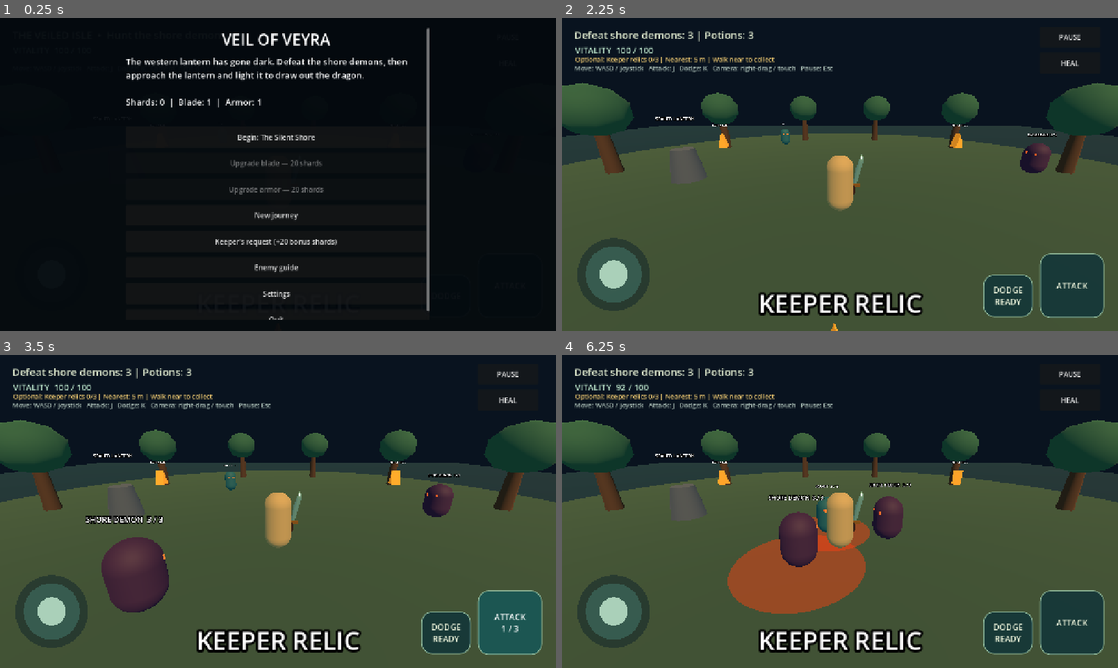
Above: before the commit, frames 1-4 (two rows, left to right).
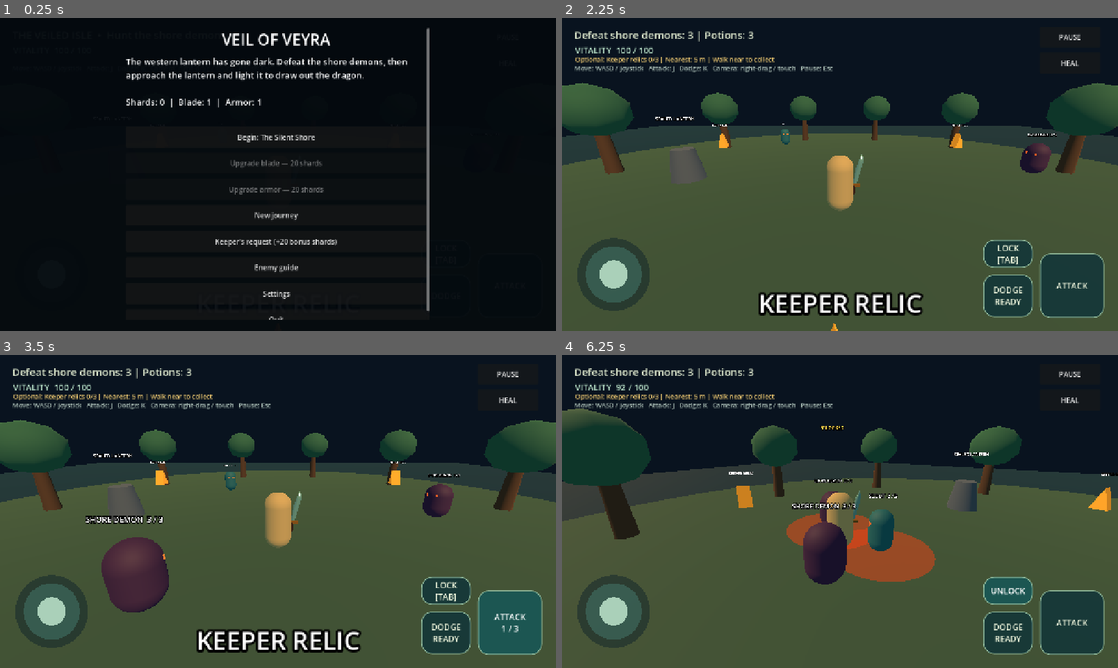
Above: after the commit, the same moments.

Repository: Hirukshanan/veil-of-veyra
Game: Godot game, scene res://scenes/main.tscn
The game is run twice, just before and just after one commit, with the same random seed, the same clock (stepped at 60 frames per second) and the same inputs.
Inputs (mouse positions are in pixels of both pictures, inside the frame that each line leads up to):
- Up to frame 1 (0.25 s): no input
- Up to frame 2 (2.25 s): click "Enemy guide" at 0.5 s; click "Back to camp" at 1.25 s; click "Begin: The Silent Shore" at 2 s
- Up to frame 3 (3.5 s): click "ATTACK" at 2.75 s
- Up to frame 4 (6.25 s): click "ATTACK 1 / 3" at 3.5 s; click "ATTACK 2 / 3" at 4.25 s; click "ATTACK 3 / 3" at 5 s; click (1006, 589) at 5.75 s, where only the run after the commit has a clickable "LOCK [TAB]"

The runs differ from the first frame. In frame 2, 0.7% of the frame differs, in the area x 75-85%, y 70-80%; in frame 3, 0.7%; in frame 4, 24%, in the area x 0-100%, y 17-96%.

Commit message:
feat: add target lock for melee combat and camera tracking

Diff:
--- a/scripts/boss.gd
+++ b/scripts/boss.gd
@@ -26,6 +26,7 @@
 
 
 func _ready() -> void:
+	add_to_group("lock_targets")
 	collision_layer = 2
 	collision_mask = 1
 	_build_body()
--- a/scripts/campaign.gd
+++ b/scripts/campaign.gd
@@ -223,6 +223,7 @@
 	pause_menu_open = false
 	get_tree().paused = true
 	player.call("set_move_input", Vector2.ZERO)
+	player.call("clear_target_lock")
 	get_tree().call_group("movement_joysticks", "reset")
 	overlay.show()
 	menu_scroll.scroll_vertical = 0
@@ -272,7 +273,7 @@
 	_menu_button("Back to camp", _show_camp)
 
 func _show_enemy_guide() -> void:
-	_clear_menu("KNOW YOUR ENEMY", "SHORE DEMON: balanced movement and melee …(458 unchanged characters)…
+	_clear_menu("KNOW YOUR ENEMY", "LOCK ON: press Tab or LOCK to face the nearest living enemy within 14 metres. Press again to release. Dragging the camera or opening a menu also releases the lock.\n\nSHORE DEMON: balanced movement and melee …(458 unchanged characters)…
 	_menu_button("Back to camp", _show_camp)
 
 func _upgrade(blade: bool) -> void:
--- a/scripts/enemy.gd
+++ b/scripts/enemy.gd
@@ -27,6 +27,7 @@
 
 
 func _ready() -> void:
+	add_to_group("lock_targets")
 	collision_layer = 2
 	collision_mask = 1
 	match kind:
--- a/scripts/main.gd
+++ b/scripts/main.gd
@@ -76,6 +76,7 @@
 	_bind_keys(&"move_back", [KEY_S, KEY_DOWN])
 	_bind_keys(&"attack", [KEY_J])
 	_bind_keys(&"dodge", [KEY_K, KEY_SPACE])
+	_bind_keys(&"target_lock", [KEY_TAB])
 
 
 func _bind_keys(action: StringName, keys: Array) -> void:
@@ -265,6 +266,10 @@
 	var dodge_button := _make_button("DODGE", Vector2(-310, -130), Vector2(-196, -32))
 	dodge_button.pressed.connect(Callable(player, "dodge"))
 	root.add_child(dodge_button)
+	var lock_button := _make_button("LOCK\n[TAB]", Vector2(-310, -210), Vector2(-196, -145))
+	lock_button.name = "TargetLockButton"
+	lock_button.pressed.connect(Callable(player, "toggle_target_lock"))
+	root.add_child(lock_button)
 	var combat_hud_timer := Timer.new()
 	combat_hud_timer.wait_time = 0.05
 	combat_hud_timer.autostart = true
@@ -273,6 +278,7 @@
 		dodge_button.text = "DODGE\n%.1fs" % cooldown if cooldown > 0.0 else "DODGE\nREADY"
 		var step := int(player.get("combo_step"))
 		attack_button.text = "ATTACK\n%d / 3" % step if step > 0 else "ATTACK"
+		lock_button.text = "UNLOCK" if is_instance_valid(player.get("locked_target")) else "LOCK\n[TAB]"
 	)
 	root.add_child(combat_hud_timer)
 
--- a/scripts/player.gd
+++ b/scripts/player.gd
@@ -7,6 +7,7 @@
 const DODGE_SPEED := 12.0
 const GRAVITY := 22.0
 const ATTACK_DURATION := 0.22
+const LOCK_RANGE := 14.0
 
 var health := 100
 var max_health := 100
@@ -30,6 +31,8 @@
 var camera_sensitivity := 1.0
 var _sound: AudioStreamPlayer
 var _sounds: Dictionary = {}
+var locked_target: Node3D
+var _lock_marker: Label3D
 
 
 func _ready() -> void:
@@ -39,6 +42,14 @@
 	_build_camera()
 	_build_attack_area()
 	_build_sounds()
+	_lock_marker = Label3D.new()
+	_lock_marker.text = "▼ LOCKED"
+	_lock_marker.modulate = Color(1.0, 0.85, 0.3)
+	_lock_marker.font_size = 32
+	_lock_marker.billboard = BaseMaterial3D.BILLBOARD_ENABLED
+	add_child(_lock_marker)
+	_lock_marker.top_level = true
+	_lock_marker.hide()
 	health_changed.emit(health, max_health)
 
 
@@ -71,6 +82,9 @@
 		attack()
 	if Input.is_action_just_pressed(&"dodge"):
 		dodge()
+	if Input.is_action_just_pressed(&"target_lock"):
+		toggle_target_lock()
+	_update_target_lock(delta)
 
 	var direction := Vector3(input_vector.x, 0, input_vector.y).rotated(Vector3.UP, _camera_pivot.global_rotation.y)
 	if direction.length_squared() > 1.0:
@@ -82,7 +96,7 @@
 	else:
 		velocity.x = direction.x * MOVE_SPEED
 		velocity.z = direction.z * MOVE_SPEED
-		if direction.length_squared() > 0.01:
+		if direction.length_squared() > 0.01 and not is_instance_valid(locked_target):
 			rotation.y = lerp_angle(rotation.y, atan2(-direction.x, -direction.z), delta * 12.0)
 
 	if not is_on_floor():
@@ -101,12 +115,52 @@
 
 
 func _rotate_camera(relative: Vector2) -> void:
+	clear_target_lock()
 	_camera_pivot.rotation.y -= relative.x * 0.005 * camera_sensitivity
 	_camera_pivot.rotation.x = clampf(_camera_pivot.rotation.x - relative.y * 0.003 * camera_sensitivity, -0.32, 0.5)
 
 
 func set_move_input(value: Vector2) -> void:
 	_touch_move = value
+
+
+func _can_lock(candidate: Node3D) -> bool:
+	return is_instance_valid(candidate) and not candidate.is_queued_for_deletion() and int(candidate.get("health")) > 0 and global_position.distance_to(candidate.global_position) <= LOCK_RANGE
+
+
+func toggle_target_lock() -> void:
+	if health <= 0 or get_tree().paused:
+		return
+	if is_instance_valid(locked_target):
+		clear_target_lock()
+		return
+	var nearest := LOCK_RANGE + 0.01
+	for candidate in get_tree().get_nodes_in_group("lock_targets"):
+		if _can_lock(candidate):
+			var distance := global_position.distance_to(candidate.global_position)
+			if distance < nearest:
+				nearest = distance
+				locked_target = candidate
+	_update_target_lock(0.0)
+
+
+func clear_target_lock() -> void:
+	locked_target = null
+	if is_instance_valid(_lock_marker):
+		_lock_marker.hide()
+
+
+func _update_target_lock(delta: float) -> void:
+	if not _can_lock(locked_target):
+		clear_target_lock()
+		return
+	var offset := locked_target.global_position - global_position
+	if Vector2(offset.x, offset.z).length_squared() > 0.01:
+		var yaw := atan2(-offset.x, -offset.z)
+		rotation.y = yaw
+		_camera_pivot.rotation.y = lerp_angle(_camera_pivot.rotation.y, yaw, 1.0 - exp(-6.0 * delta))
+	_lock_marker.global_position = locked_target.global_position + Vector3(0, 3.7, 0)
+	_lock_marker.show()
 
 
 func attack() -> void:
@@ -152,6 +206,7 @@
 	_invulnerability_time = 0.45
 	health_changed.emit(health, max_health)
 	if health == 0:
+		clear_target_lock()
 		_touch_move = Vector2.ZERO
 		defeated.emit()
 
--- /dev/null
+++ b/tests/target_lock_check.gd
@@ -0,0 +1,87 @@
+extends SceneTree
+
+func _initialize() -> void:
+	call_deferred("_run")
+
+func _settle() -> void:
+	for frame in range(4):
+		await physics_frame
+
+func _run() -> void:
+	assert(OS.get_environment("VEYRA_TEST") == "1")
+	var scene = load("res://scenes/main.tscn").instantiate()
+	root.add_child(scene)
+	await process_frame
+	var hero = scene.player
+	var enemies: Array = []
+	for child in scene.get_children():
+		if child.get_script() == scene.ENEMY_SCRIPT:
+			child.set_physics_process(false)
+			child.position = Vector3(30, 0, 0)
+			enemies.append(child)
+	hero.toggle_target_lock()
+	assert(not is_instance_valid(hero.locked_target), "Camp must not enable target lock")
+	scene._resume()
+	hero.position = Vector3.ZERO
+	enemies[0].position = Vector3(0.8, 0, 0)
+	enemies[0].health = 0
+	var target = enemies[1]
+	target.position = Vector3(1.2, 0, 0)
+	target.health = 100
+	enemies[2].position = Vector3(5, 0, 0)
+	var event := InputEventKey.new()
+	event.physical_keycode = KEY_TAB
+	event.pressed = true
+	Input.parse_input_event(event)
+	await _settle()
+	event = InputEventKey.new()
+	event.physical_keycode = KEY_TAB
+	event.pressed = false
+	Input.parse_input_event(event)
+	assert(hero.locked_target == target, "Nearest living enemy must be selected")
+	assert(hero._lock_marker.visible)
+	assert(absf(angle_difference(hero.rotation.y, -PI / 2.0)) < 0.01)
+	assert(hero._camera_pivot.rotation.y < 0, "Camera must turn toward the target")
+	hero.attack()
+	await _settle()
+	assert(target.health == 100 - hero.attack_damage, "Locked facing must produce a real sword overlap hit")
+	hero.toggle_target_lock()
+	assert(not is_instance_valid(hero.locked_target) and not hero._lock_marker.visible)
+	var button = scene.find_child("TargetLockButton", true, false)
+	button.pressed.emit()
+	assert(hero.locked_target == target)
+	hero._rotate_camera(Vector2(10, 0))
+	assert(not is_instance_valid(hero.locked_target), "Manual camera input must release lock")
+	hero.toggle_target_lock()
+	target.position = Vector3(20, 0, 0)
+	await _settle()
+	assert(not is_instance_valid(hero.locked_target), "Out-of-range target must release lock")
+	target.position = Vector3(1.2, 0, 0)
+	hero.toggle_target_lock()
+	target.queue_free()
+	await _settle()
+	assert(not is_instance_valid(hero.locked_target), "Freed target must be safely released")
+	for enemy in enemies:
+		if is_instance_valid(enemy):
+			enemy.position = Vector3(30, 0, 0)
+	hero.toggle_target_lock()
+	assert(not is_instance_valid(hero.locked_target), "No eligible target must leave lock off")
+	scene._spawn_boss()
+	var boss = scene.get_node("Tidewraith Dragon")
+	boss.set_physics_process(false)
+	boss.position = Vector3(0, 0, -4)
+	hero.toggle_target_lock()
+	assert(hero.locked_target == boss)
+	scene._pause_game()
+	assert(not is_instance_valid(hero.locked_target))
+	scene._resume()
+	hero.toggle_target_lock()
+	hero._invulnerability_time = 0
+	hero.take_damage(1000)
+	assert(not is_instance_valid(hero.locked_target) and not hero._lock_marker.visible)
+	print("PASS: keyboard/button lock, nearest living target, facing/camera, real sword hit, toggle/manual camera/range/free/menu/death release, no target and boss lock")
+	paused = false
+	await create_timer(0.4).timeout
+	scene.queue_free()
+	await process_frame
+	quit()
Not shown, changed: RELEASE_STATUS.md
Not shown, changed: VALIDATION.md
